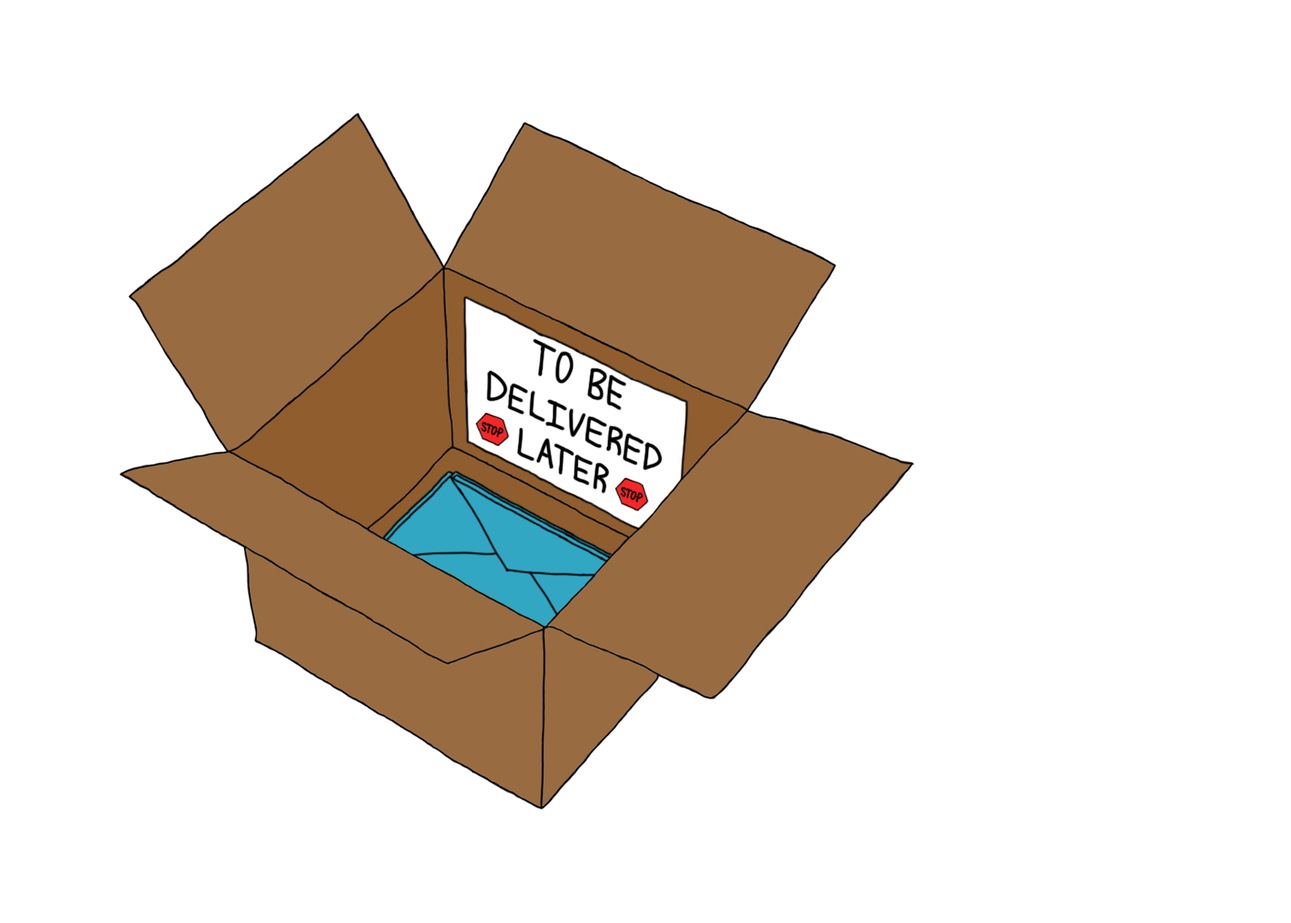
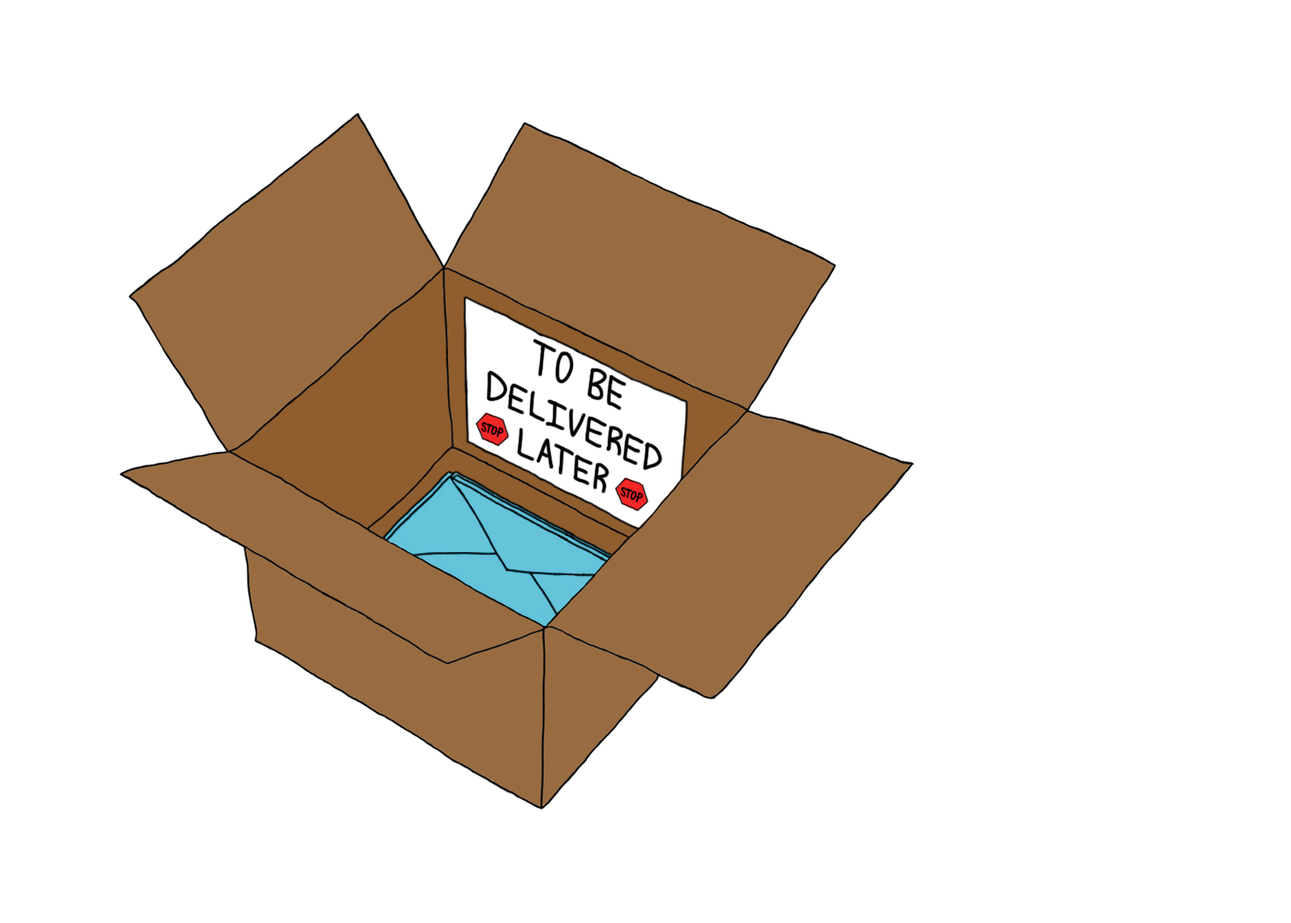
Comparing the layer stacks of the two 1291x923 images. Changes:
painted on "Layer 10" over [388, 478, 601, 622]
painted on "Layer 9" over [392, 476, 608, 626]
painted on "Layer 8" over [392, 472, 611, 624]
painted on "Layer 7" over [385, 473, 608, 627]
